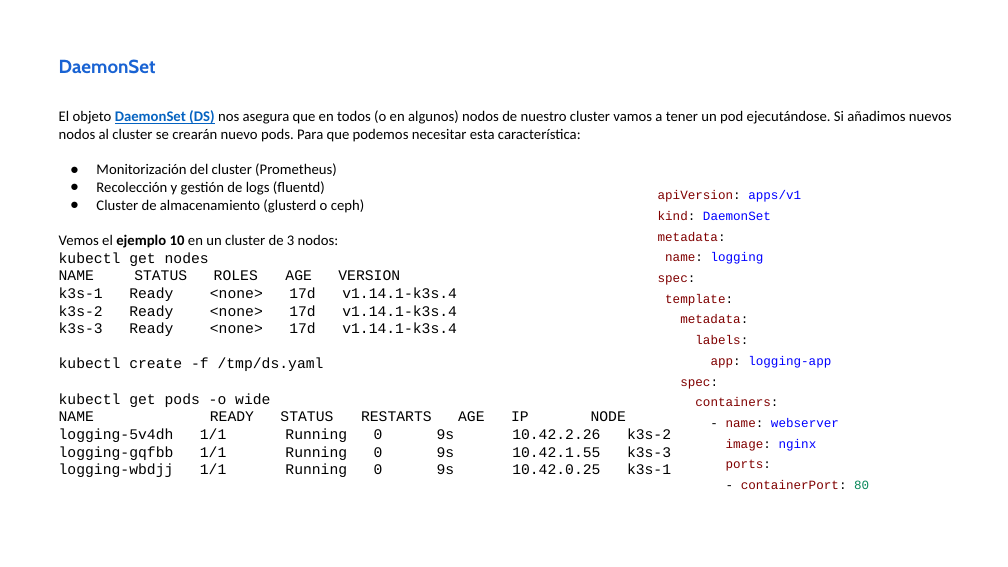
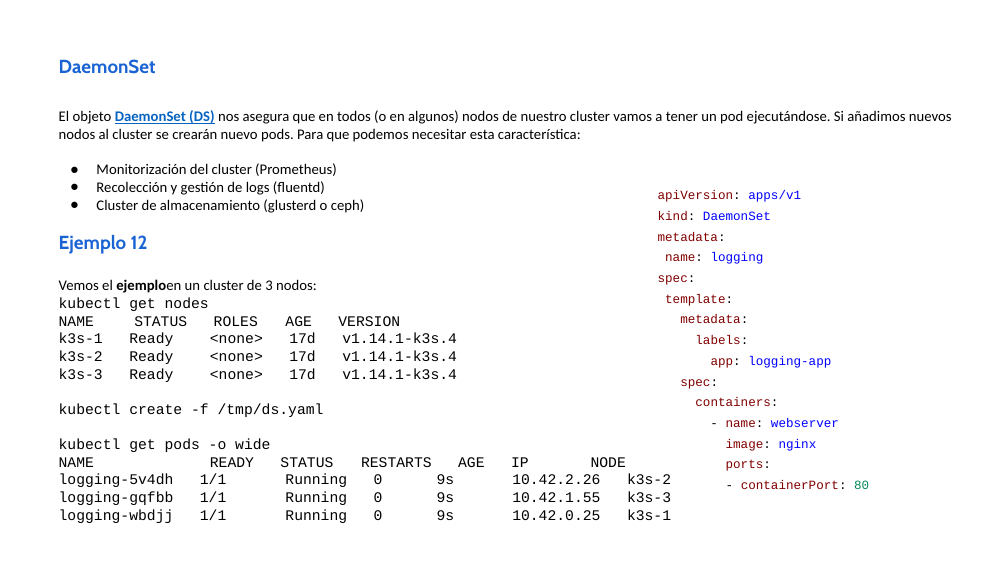
Before and after one commit to iesgn/curso_kubernetes_2020, a slide deck: slide 22 of unidad4/presentacion_unidad4.odp (slide 21 before the commit). Drawn at 1008x567 pixels with LibreOffice and Linux fonts; fonts in the diff are those of the drawing. Boxes give left, top, right and bottom in pixels: in the first picture for what was removed or moved away, otherwise in the second. Text is boxed around its words. In the diff, an @@ line names an element or a change of style, - is before the commit and + after.

```diff
--- a/unidad4/presentacion_unidad4.odp
+++ b/unidad4/presentacion_unidad4.odp
@@ text at bbox=[59, 235, 317, 293]: text changed @@
-Vemos el ejemplo 10 en un cluster de 3 nodos:
+Ejemplo 12
+Vemos el ejemploen un cluster de 3 nodos:
```
Also in this commit, not shown: 14 other slides changed, 1 slide added, 3 other files.
